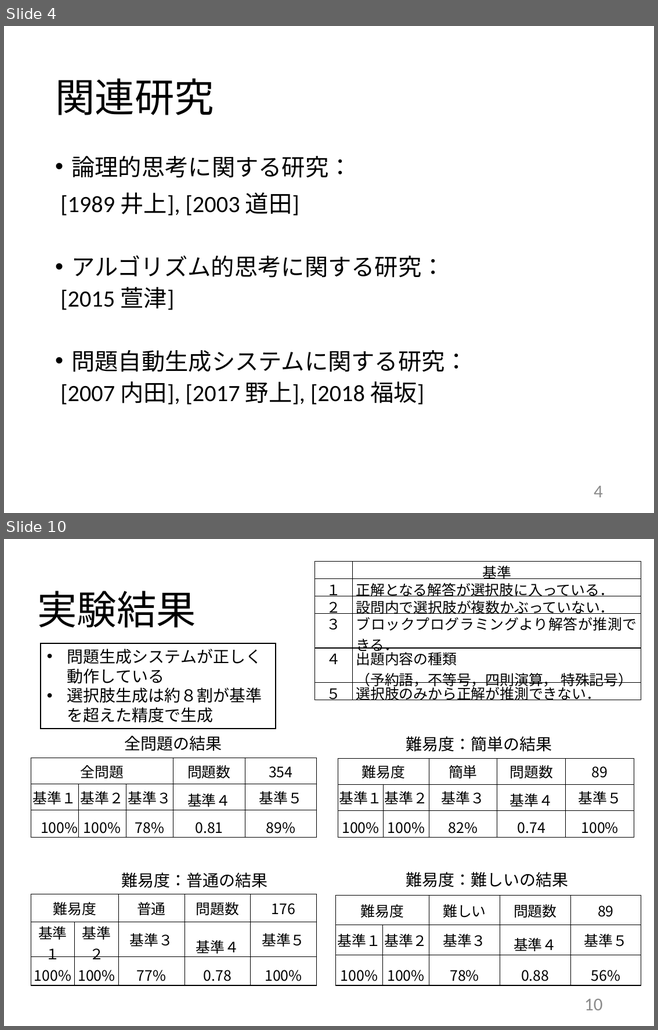
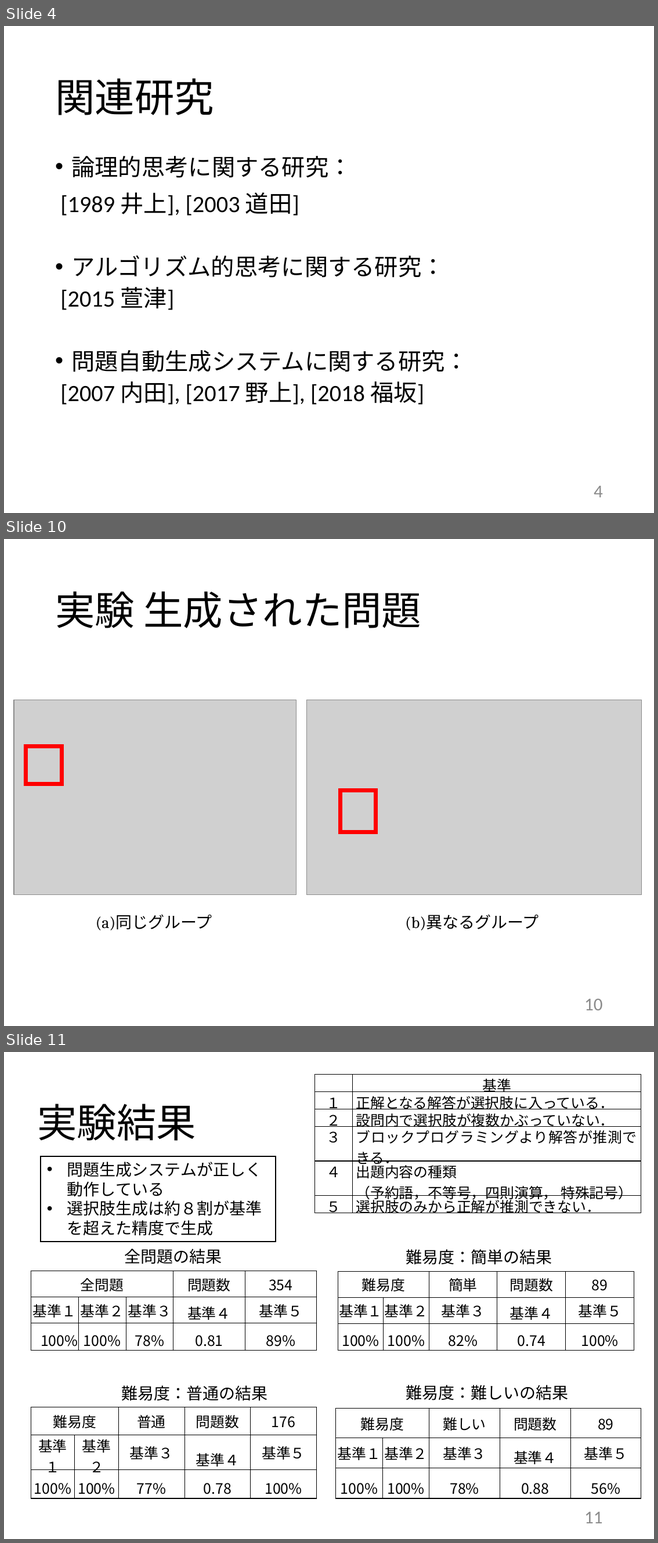
Before and after one commit to kait-takanolab/1821121-shimaoka-thesis, a slide deck: 1821121_shimaoka_thesis.pptx. Shown one above the other, each under a label of ours: slides 4 and 10 before the commit, slides 4, 10 and 11 after it; the slides between them are not shown. The pictures are 658x1030 and 658x1543 pixels, drawn with LibreOffice and Linux fonts; fonts in the diff are those of the drawing; grey boxes stand for pictures. Boxes give left, top, right and bottom in pixels: in the first picture for what was removed or moved away, otherwise in the second. Text is boxed around its words. In the diff, an @@ line names an element or a change of style, - is before the commit and + after.

```diff
--- a/1821121_shimaoka_thesis.pptx
+++ b/1821121_shimaoka_thesis.pptx
@@ slide 10 added at <box>4,539,654,1026</box>, background #FFFFFF @@
@@ title added at <box>55,591,421,628</box>, 44 pt, text #000000 @@
+実験 生成された問題
@@ picture added at <box>14,700,296,895</box> @@
@@ picture added at <box>307,700,641,895</box> @@
@@ rectangle added at <box>26,746,62,784</box>, outline #FF0000 4.5 pt @@
@@ rectangle added at <box>340,790,376,832</box>, outline #FF0000 4.5 pt @@
@@ text added at <box>96,914,212,931</box>, 18 pt, text #000000 @@
+(a)同じグループ
@@ text added at <box>405,914,538,931</box>, 18 pt, text #000000 @@
+(b)異なるグループ
@@ page number added at <box>584,999,603,1011</box>, 20 pt, text #8C8C8C @@
+10
@@ what was slide 10 is now slide 11 @@
@@ page number at <box>584,1512,603,1524</box>: text changed @@
-10
+11
```
Also in this commit, not shown: 9 slides changed, 2 other files.
